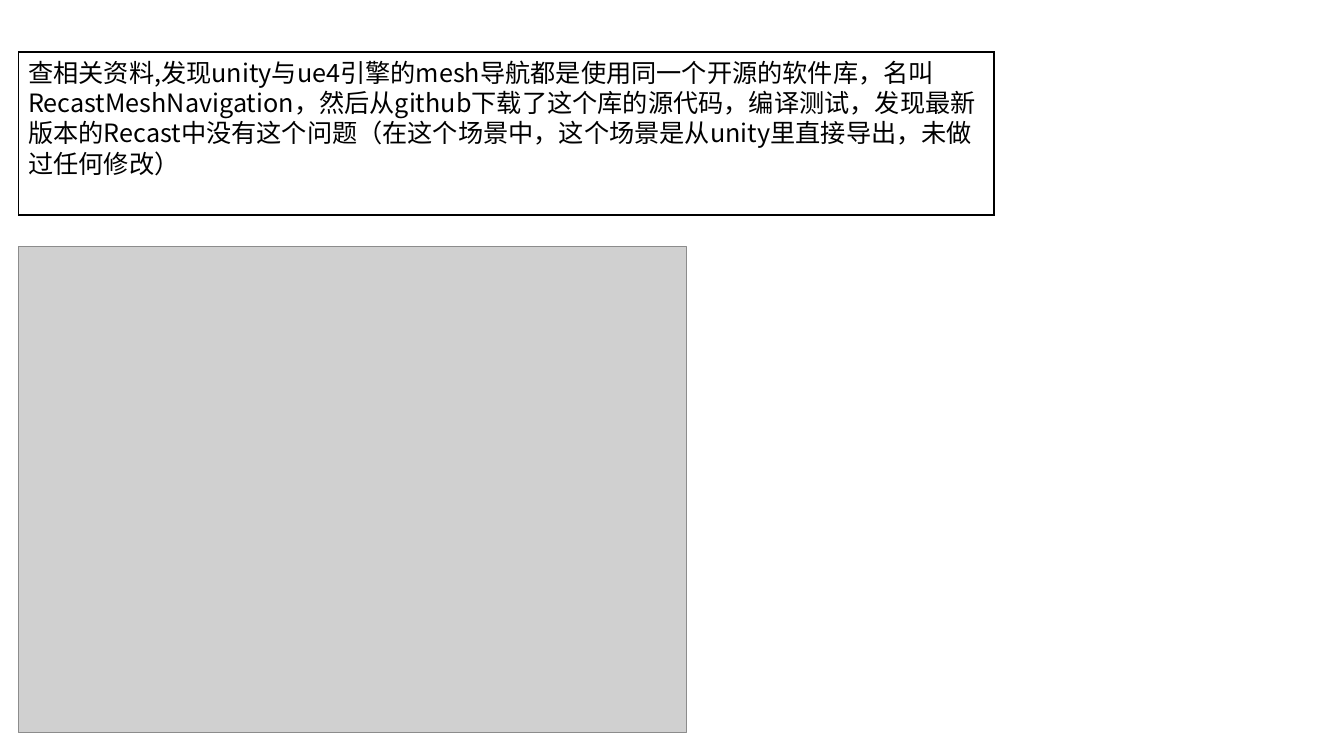
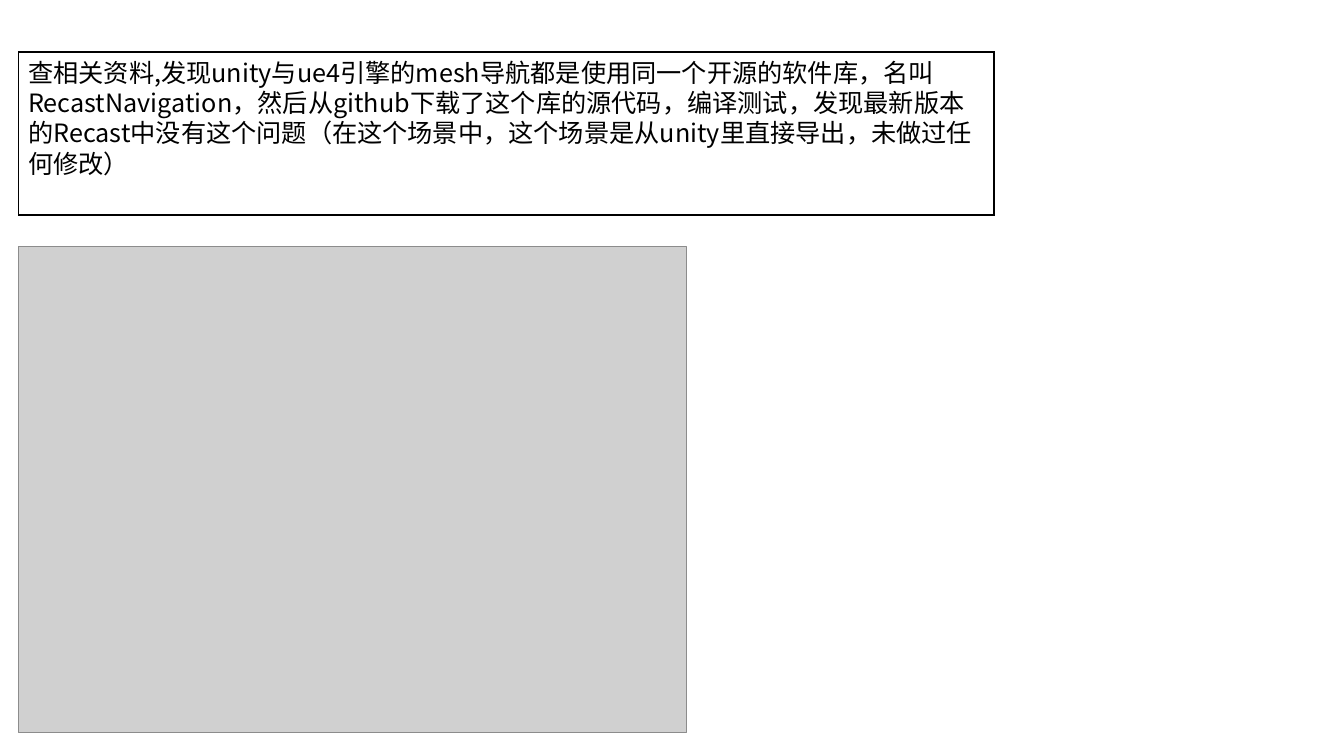
Before and after one commit to robinzhang77/mesh_navigation, a slide deck: slide 8 of navimeshtest/bin/Debug/寻径.pptx. Drawn at 1344x756 pixels with LibreOffice and Linux fonts; fonts in the diff are those of the drawing; grey boxes stand for pictures. Boxes give left, top, right and bottom in pixels: in the first picture for what was removed or moved away, otherwise in the second. Text is boxed around its words. In the diff, an @@ line names an element or a change of style, - is before the commit and + after.

Commit message:
update

```diff
--- a/navimeshtest/bin/Debug/寻径.pptx
+++ b/navimeshtest/bin/Debug/寻径.pptx
@@ text in rectangle at [28,60,972,176]: text changed @@
-查相关资料,发现unity与ue4引擎的mesh导航都是使用同一个开源的软件库，名叫RecastMeshNavigation，然后从github下载了这个库的源代码，编译测试，发现最新版本的Recast中没有这个问题（在这个场景中，这个场景是从unity里直接导出，未做过任何修改）
+查相关资料,发现unity与ue4引擎的mesh导航都是使用同一个开源的软件库，名叫RecastNavigation，然后从github下载了这个库的源代码，编译测试，发现最新版本的Recast中没有这个问题（在这个场景中，这个场景是从unity里直接导出，未做过任何修改）
```
